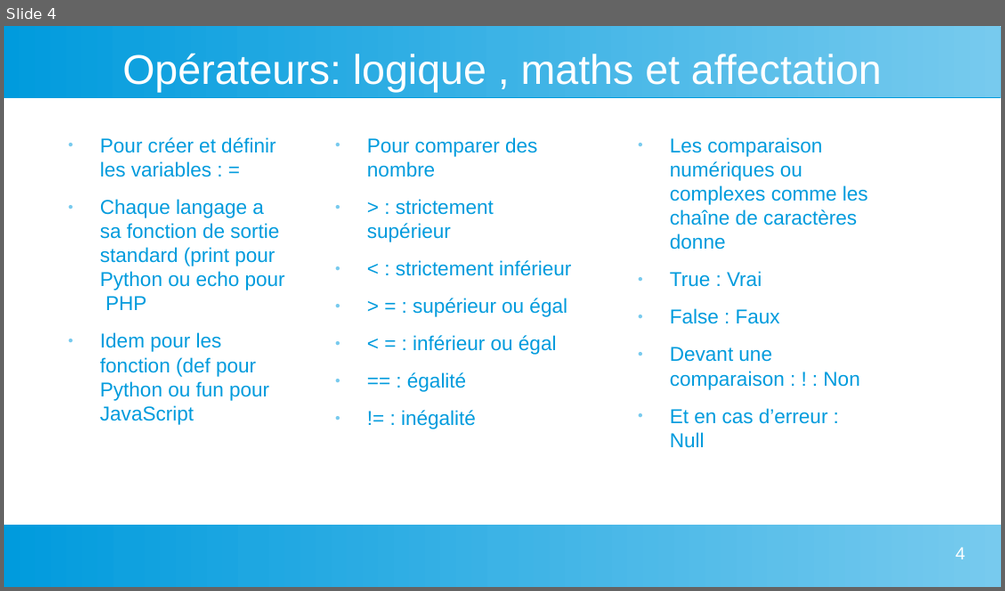
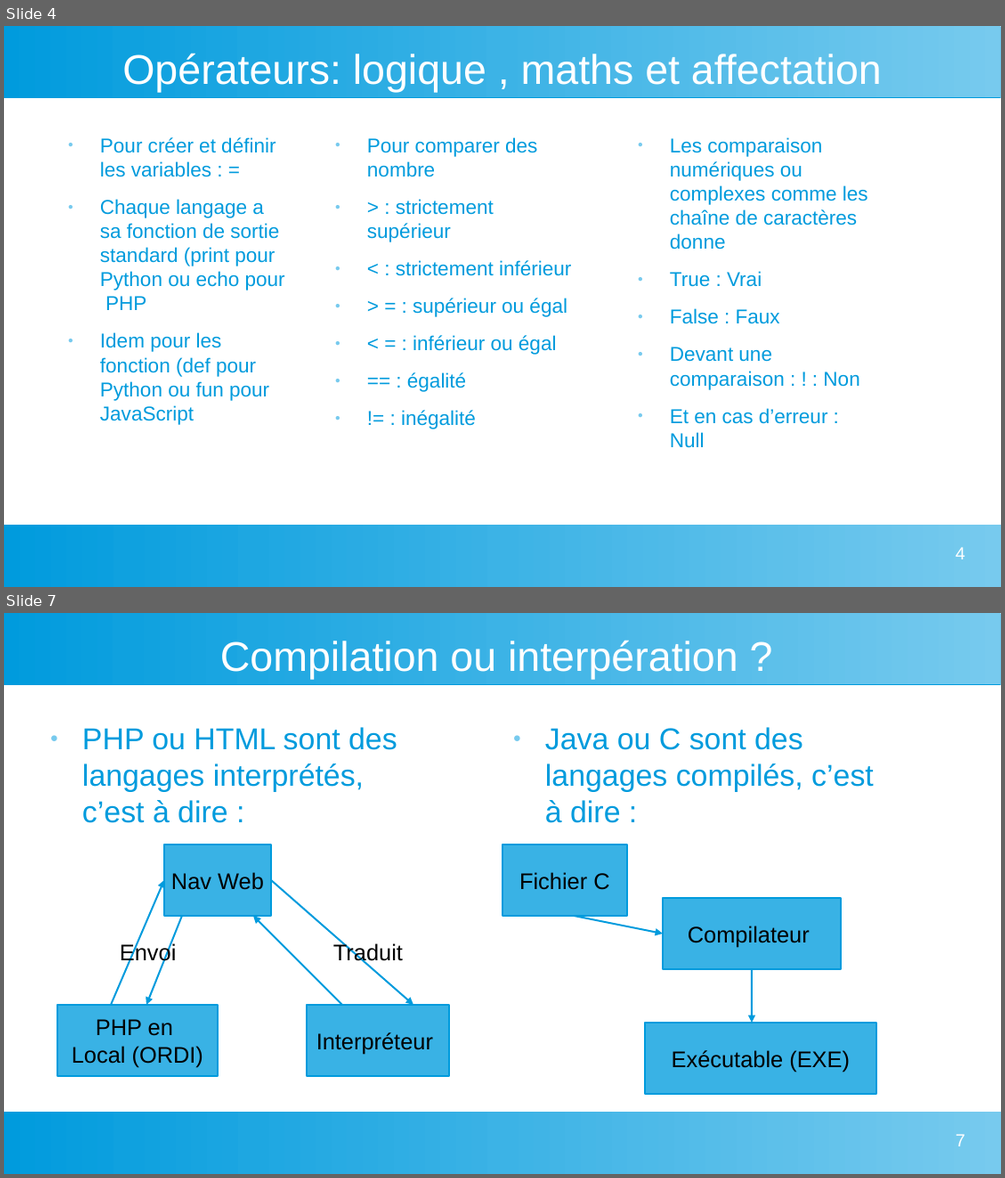
Before and after one commit to CharlieLabat/cours-base-prog-par-cl, a slide deck: BaseInfoEtAlgo/PresentationInfoEtAlgo.odp. Shown one above the other, each under a label of ours: slide 4 before the commit, slides 4 and 7 after it; the slides between them are not shown. The pictures are 1005x591 and 1005x1178 pixels, drawn with LibreOffice and Linux fonts; fonts in the diff are those of the drawing. Boxes give left, top, right and bottom in pixels: in the first picture for what was removed or moved away, otherwise in the second. Text is boxed around its words. In the diff, an @@ line names an element or a change of style, - is before the commit and + after.

```diff
--- a/BaseInfoEtAlgo/PresentationInfoEtAlgo.odp
+++ b/BaseInfoEtAlgo/PresentationInfoEtAlgo.odp
@@ slide 7 added at <box>4,613,1001,1174</box>, background #FFFFFF; not listed: 2 template elements that a slide beside it also shows @@
@@ title added at <box>220,640,738,679</box>, 33 pt, text #FFFFFF @@
+Compilation ou interpération ?
@@ text added at <box>82,727,397,823</box>, 24 pt, text #009BDD @@
+● PHP ou HTML sont des langages interprétés, c’est à dire :
@@ text added at <box>545,727,874,823</box>, 24 pt, text #009BDD @@
+● Java ou C sont des langages compilés, c’est à dire :
@@ rectangle added at <box>164,844,271,916</box>, fill #39B2E5, outline #009BDD 1.42 pt, 18 pt, text #000000 @@
+Nav Web
@@ rectangle added at <box>502,844,627,916</box>, fill #39B2E5, outline #009BDD 1.42 pt, 18 pt, text #000000 @@
+Fichier C
@@ arrow added from (111, 1005) to (164, 880), #009BDD 1.42 pt @@
@@ arrow added from (271, 880) to (413, 1005), #009BDD 1.42 pt @@
@@ rectangle added at <box>663,898,841,969</box>, fill #39B2E5, outline #009BDD 1.42 pt, 18 pt, text #000000 @@
+Compilateur
@@ arrow added from (182, 916) to (146, 1005), #009BDD 1.42 pt @@
@@ arrow added from (342, 1005) to (254, 916), #009BDD 1.42 pt @@
@@ arrow added from (574, 916) to (663, 933), #009BDD 1.42 pt @@
@@ text added at <box>120,941,176,965</box>, 18 pt, text #000000 @@
+Envoi
@@ text added at <box>333,941,403,965</box>, 18 pt, text #000000 @@
+Traduit
@@ arrow added from (752, 969) to (752, 1022), #009BDD 1.42 pt @@
@@ rectangle added at <box>57,1005,218,1076</box>, fill #39B2E5, outline #009BDD 1.42 pt, 18 pt, text #000000 @@
+PHP en
+Local (ORDI)
@@ rectangle added at <box>307,1005,449,1076</box>, fill #39B2E5, outline #009BDD 1.42 pt, 18 pt, text #000000 @@
+Interpréteur
@@ rectangle added at <box>646,1022,877,1094</box>, fill #39B2E5, outline #009BDD 1.42 pt, 18 pt, text #000000 @@
+Exécutable (EXE)
@@ page number added at <box>955,1134,965,1146</box>, 14 pt, text #FFFFFF @@
+7
```
Also in this commit, not shown: 1 slide changed, 2 other slides added, 3 other files.
